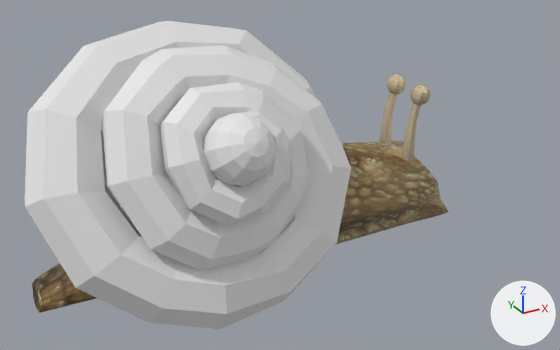
A saved change to the FBX model Assets/_Models/snail.fbx.
Camera for both pictures: a 50 mm lens placed at (-3.45, -6.55, 2.4), pointed at (-0.77, -1.67, -0.04). The lights are fixed; the arrows at lower right show +X, +Y and +Z. Where no turn or scale is listed for an object, it has been applied to the vertices.

In view in the first picture: 'body', 'shell'.
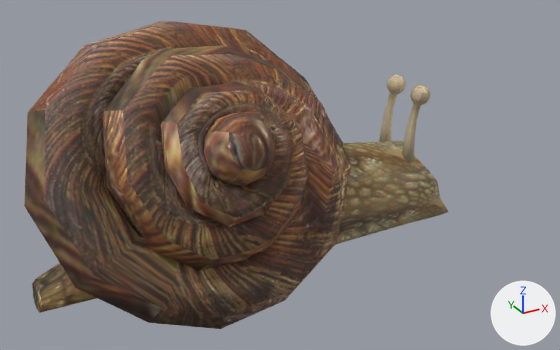
Where the change shows, as pixel boxes [x1, y1, x2, y2] in the pictures (560 x 350 px):
'shell', recoloured, shading changed (white to brown): [24, 21, 351, 329] in both

Edits to the bpy script that builds the scene:
```text
Add mat_shell:
    mat_shell = principled_material('shell')
    mat_shell.texture = img_grapevinesnail_01_jpg
    mat_shell.roughness = 0.69
Change me_torus:
    where me_torus.from_pydata(...)  # 836 vertices, 796 faces; spans x -1.16..3.82, y -0.79..0.88, z -0.8..1.1
    used by ob_shell; location = (-1.585, -1.885, 0.084)
    remove me_torus.materials.append(mat_material)  # white #e7e7e7
    me_torus part 1: edges marked sharp go from 1523 to 0
    add me_torus.materials.append(mat_shell)  # picture img_grapevinesnail_01_jpg
```
